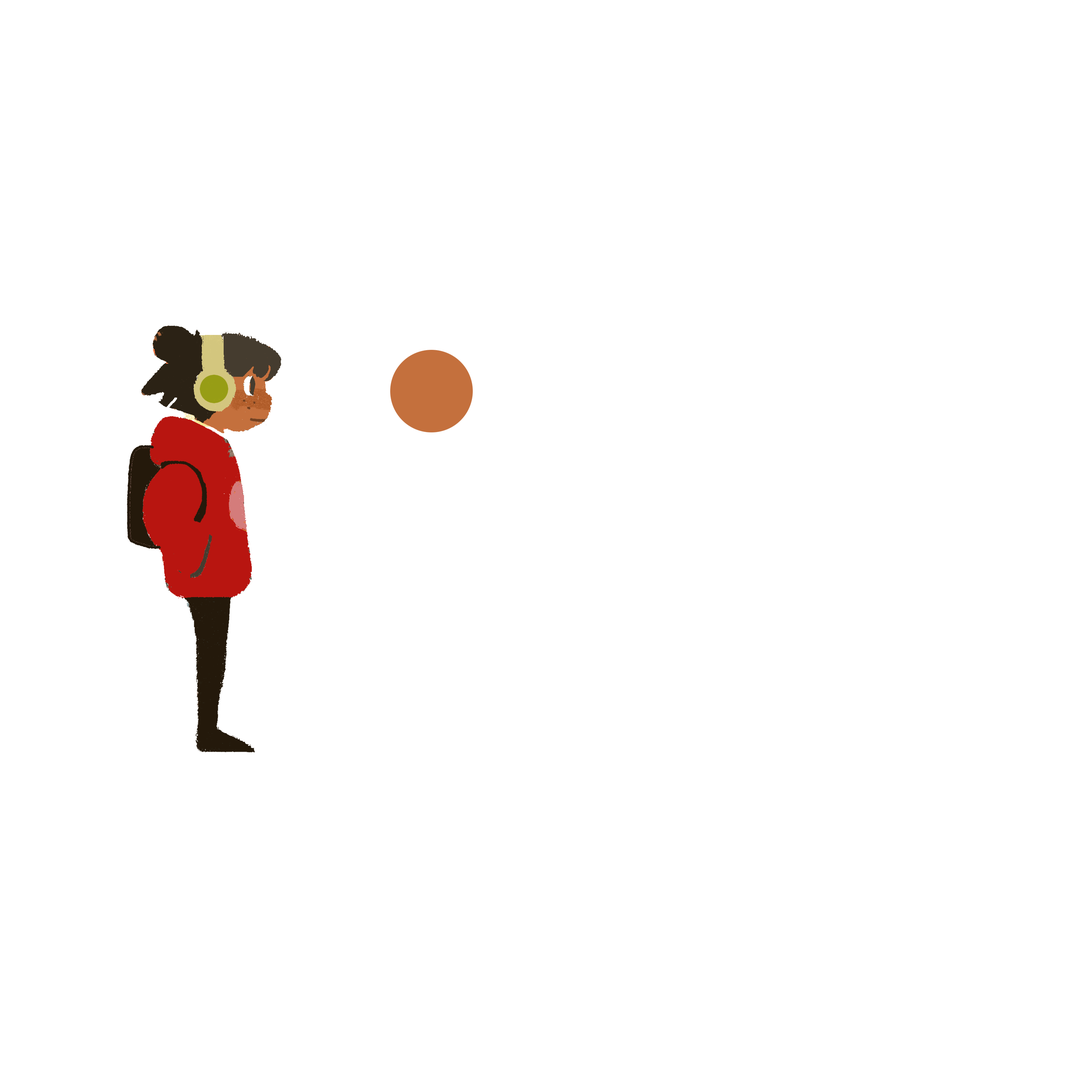
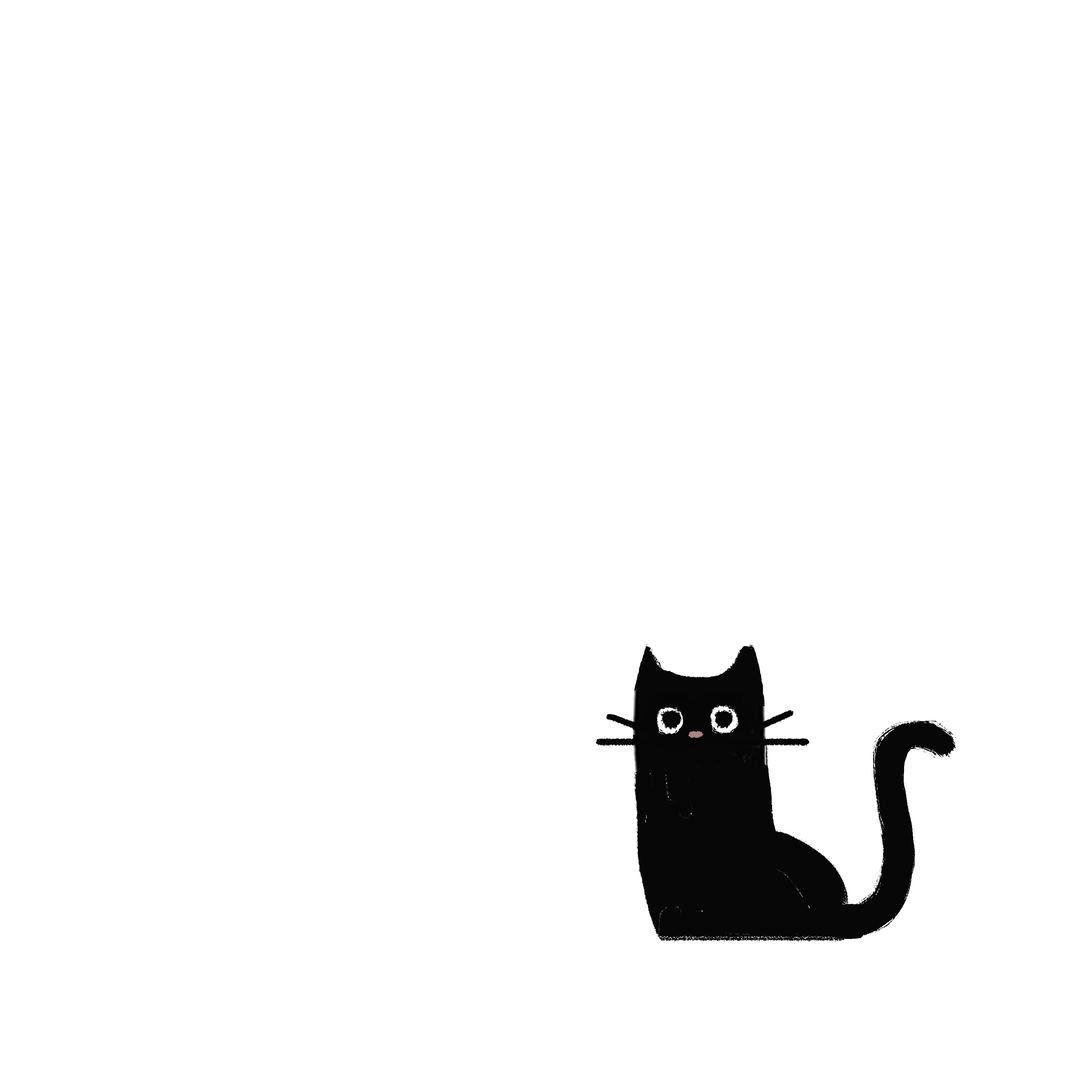
Before/after of a (1091, 1091) layered artwork. What changed in the layer stack:
hid "Layer 4" over (390, 350, 473, 433)
hid "Layer 3", painted on it over (126, 325, 282, 754)
showed "Layer 2" over (595, 643, 957, 945)
